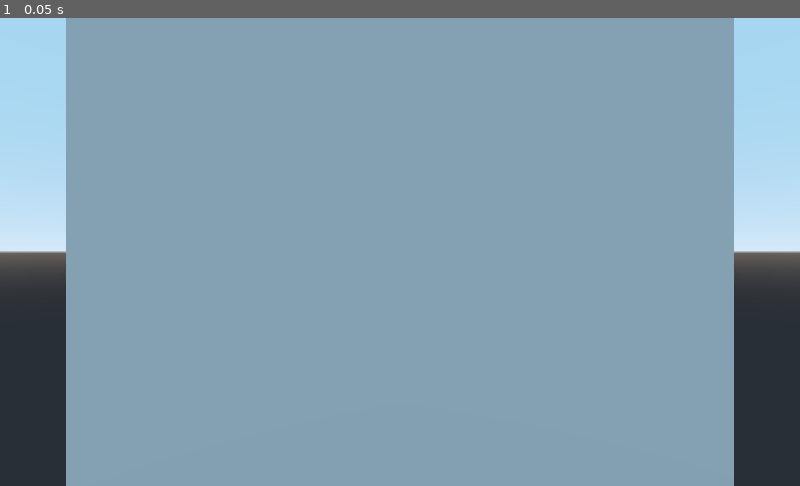
Above: before the commit, frame 1.
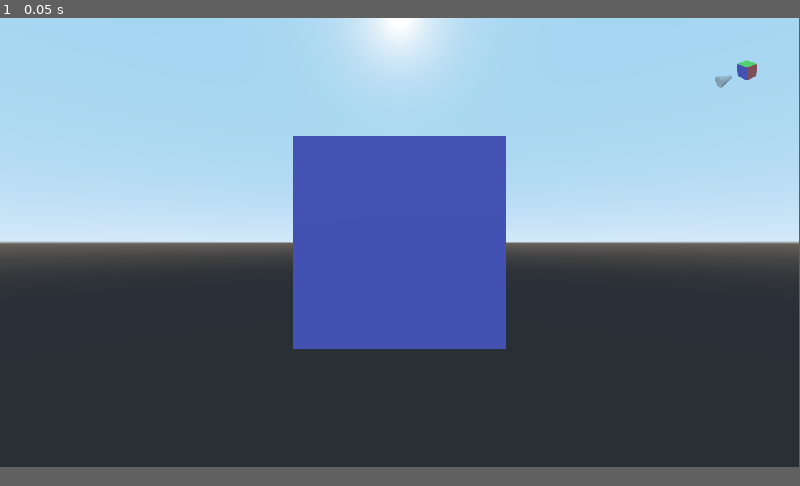
Above: after the commit, the same moment.

Repository: LucaJunge/godot_orbit_controls
Game: Godot game, scene res://tests/Simple.tscn
The game is run twice, just before and just after one commit, with the same random seed, the same clock (stepped at 60 frames per second) and the same inputs.
Inputs:
- Up to frame 1 (0.05 s): no input
In our replay, the window is 800x468 before the commit and 799x449 after it. These sizes can differ from the game's own. Grey fills any space a smaller window leaves; there, only what the larger window draws over its background counts as a difference.

The runs differ from the first frame. In frame 1, 81% of the frame differs, in the area x 0-100%, y 0-100%.

Commit message:
updated visuals

Diff:
--- a/project.godot
+++ b/project.godot
@@ -24,6 +24,12 @@
 run/main_scene="res://tests/Simple.tscn"
 config/icon="res://icon.png"
 
+[display]
+
+window/size/width=1920
+window/size/height=1080
+window/size/borderless=true
+
 [editor_plugins]
 
 enabled=PoolStringArray( "res://addons/orbit_controls/plugin.cfg" )
--- /dev/null
+++ b/tests/DebugCamera.gd
@@ -0,0 +1,4 @@
+extends Camera
+
+func _ready() -> void:
+	self.look_at(Vector3(0, 0, 0), Vector3(0, 1, 0))
--- a/tests/Simple.tscn
+++ b/tests/Simple.tscn
@@ -1,17 +1,98 @@
-[gd_scene load_steps=2 format=2]
+[gd_scene load_steps=6 format=2]
 
 [ext_resource path="res://addons/orbit_controls/orbit-controls.gd" type="Script" id=1]
+[ext_resource path="res://tests/DebugCamera.gd" type="Script" id=2]
+
+[sub_resource type="Shader" id=2]
+code = "// NOTE: Shader automatically converted from Godot Engine 3.5.stable's SpatialMaterial.
+
+shader_type spatial;
+render_mode async_visible,blend_mix,depth_draw_opaque,cull_back,diffuse_burley,specular_schlick_ggx;
+uniform vec4 albedo : hint_color;
+uniform sampler2D texture_albedo : hint_albedo;
+uniform float specular;
+uniform float metallic;
+uniform float roughness : hint_range(0,1);
+uniform float point_size : hint_range(0,128);
+uniform vec3 uv1_scale;
+uniform vec3 uv1_offset;
+uniform vec3 uv2_scale;
+uniform vec3 uv2_offset;
+
+
+void vertex() {
+	UV=UV*uv1_scale.xy+uv1_offset.xy;
+}
+
+
+void fragment() {
+	vec4 Wn = CAMERA_MATRIX * vec4( NORMAL, 0.0 );
+	vec2 base_uv = UV;
+	ALBEDO = (Wn.rgb + 1.0 ) / 2.0;
+}"
+
+[sub_resource type="ShaderMaterial" id=3]
+shader = SubResource( 2 )
+shader_param/albedo = Color( 1, 1, 1, 1 )
+shader_param/specular = 0.5
+shader_param/metallic = 0.0
+shader_param/roughness = 1.0
+shader_param/point_size = 1.0
+shader_param/uv1_scale = Vector3( 1, 1, 1 )
+shader_param/uv1_offset = Vector3( 0, 0, 0 )
+shader_param/uv2_scale = Vector3( 1, 1, 1 )
+shader_param/uv2_offset = Vector3( 0, 0, 0 )
+
+[sub_resource type="CylinderMesh" id=1]
+top_radius = 0.05
+bottom_radius = 0.2
+height = 0.5
+radial_segments = 8
+rings = 1
 
 [node name="Main" type="Spatial"]
 
 [node name="Box" type="CSGBox" parent="."]
-width = 1.0
-height = 1.0
-depth = 1.0
+material_override = SubResource( 3 )
+width = 0.5
+height = 0.5
+depth = 0.5
 
 [node name="Camera" type="Camera" parent="."]
 transform = Transform( 1, 0, 0, 0, 1, 0, 0, 0, 1, 0, 0, 2 )
+current = true
+
+[node name="CSGMesh" type="CSGMesh" parent="Camera"]
+transform = Transform( 1, 0, 0, 0, -4.37114e-08, 1, 0, -1, -4.37114e-08, 0, 0, 0 )
+mesh = SubResource( 1 )
 
 [node name="OrbitControls" type="Node" parent="."]
 script = ExtResource( 1 )
 _camera = NodePath("../Camera")
+
+[node name="CanvasLayer" type="CanvasLayer" parent="."]
+
+[node name="HBoxContainer" type="HBoxContainer" parent="CanvasLayer"]
+anchor_right = 1.0
+anchor_bottom = 1.0
+mouse_filter = 2
+alignment = 2
+
+[node name="ViewportContainer" type="ViewportContainer" parent="CanvasLayer/HBoxContainer"]
+margin_left = 1670.0
+margin_right = 1920.0
+margin_bottom = 1080.0
+mouse_filter = 2
+
+[node name="Viewport" type="Viewport" parent="CanvasLayer/HBoxContainer/ViewportContainer"]
+size = Vector2( 250, 250 )
+transparent_bg = true
+handle_input_locally = false
+fxaa = true
+render_target_update_mode = 3
+
+[node name="DebugCamera" type="Camera" parent="CanvasLayer/HBoxContainer/ViewportContainer/Viewport"]
+transform = Transform( 0.707107, -0.5, 0.5, 0, 0.707107, 0.707107, -0.707107, -0.5, 0.5, 3, 2, 3 )
+fov = 45.0
+size = 6.0
+script = ExtResource( 2 )
Binary file removed: images/configuration.png
Not shown, removed: images/configuration.png.import
Binary file removed: images/preview.png
Not shown, removed: images/preview.png.import
Binary file removed: images/setup-example.png
Not shown, removed: images/setup-example.png.import
Not shown, changed: .gitignore
